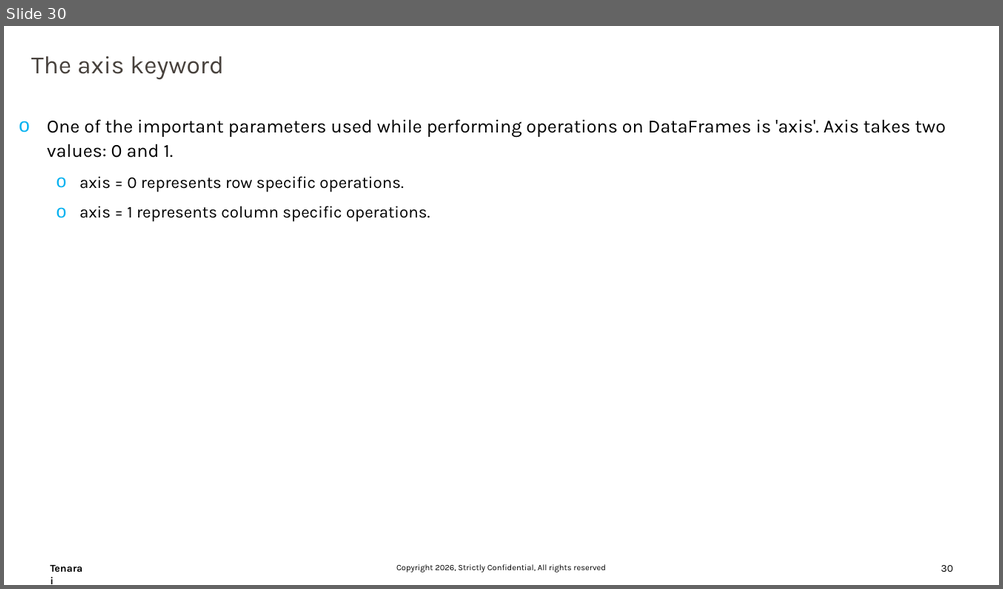
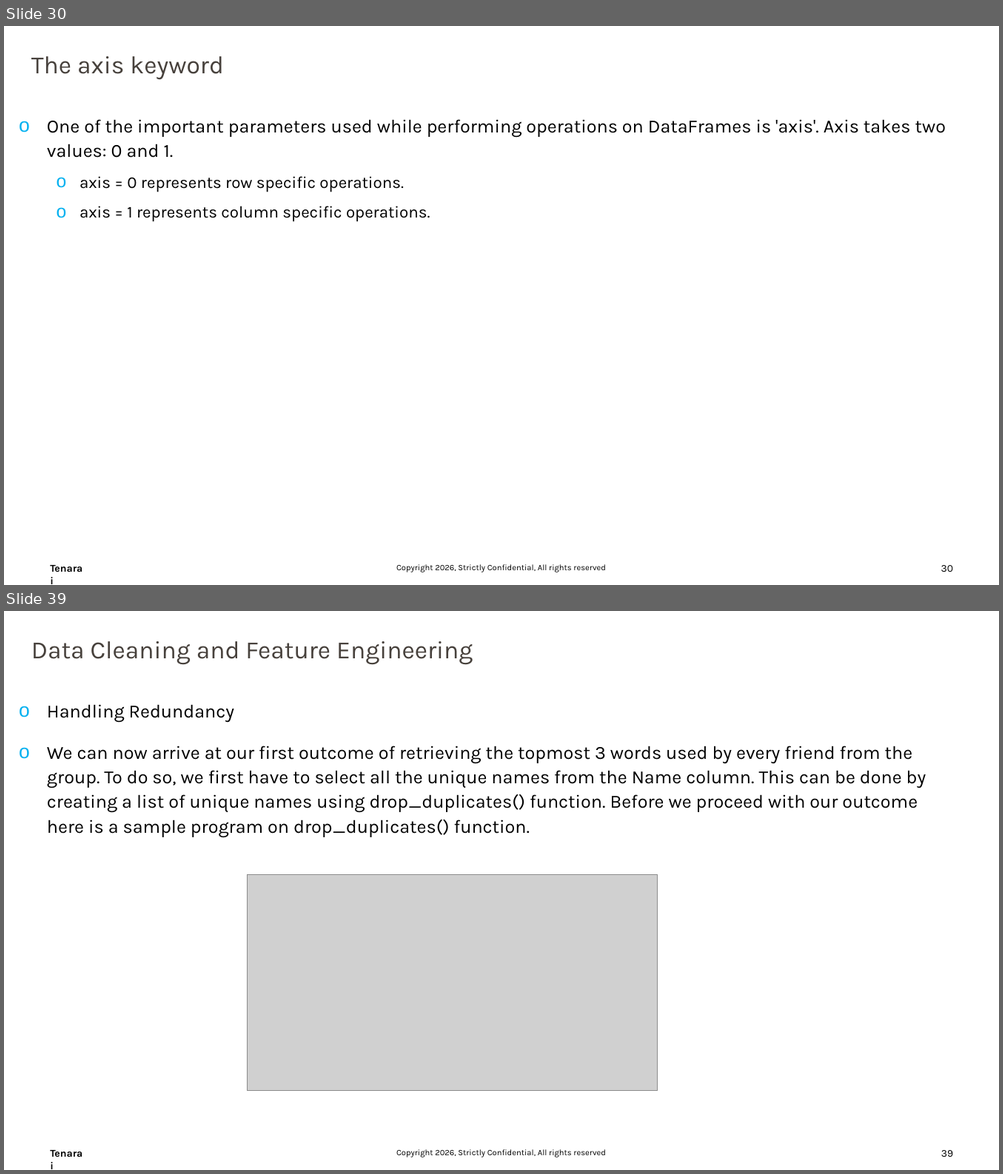
Before and after one commit to trivedi-ashutosh2013/Training_Content, a slide deck: Numpy/DataScience_Part02.pptx. Shown one above the other, each under a label of ours: slide 30 before the commit, slides 30 and 39 after it; the slides between them are not shown. The pictures are 1003x589 and 1003x1174 pixels, drawn with LibreOffice and Linux fonts; fonts in the diff are those of the drawing; grey boxes stand for pictures; background and template pictures are left out. Boxes give left, top, right and bottom in pixels: in the first picture for what was removed or moved away, otherwise in the second. Text is boxed around its words. In the diff, an @@ line names an element or a change of style, - is before the commit and + after.

```diff
--- a/Numpy/DataScience_Part02.pptx
+++ b/Numpy/DataScience_Part02.pptx
@@ slide 39 added at (4, 611, 999, 1170), background #FFFFFF; not listed: 3 template elements that a slide beside it also shows @@
@@ text added at (31, 641, 472, 665), 24 pt, text #47413C @@
+Data Cleaning and Feature Engineering
@@ text added at (47, 704, 926, 837), 18 pt, text #000000 @@
+o Handling Redundancy
+o We can now arrive at our first outcome of retrieving the topmost 3 words used by every friend from the group. To do so, we first have to select all the unique names from the Name column. This can be done by creating a list of unique names using drop_duplicates() function. Before we proceed with our outcome here is a sample program on drop_duplicates() function.
@@ picture added at (247, 875, 657, 1091) @@
```
Also in this commit, not shown: 8 other slides added, 1 slide removed.
